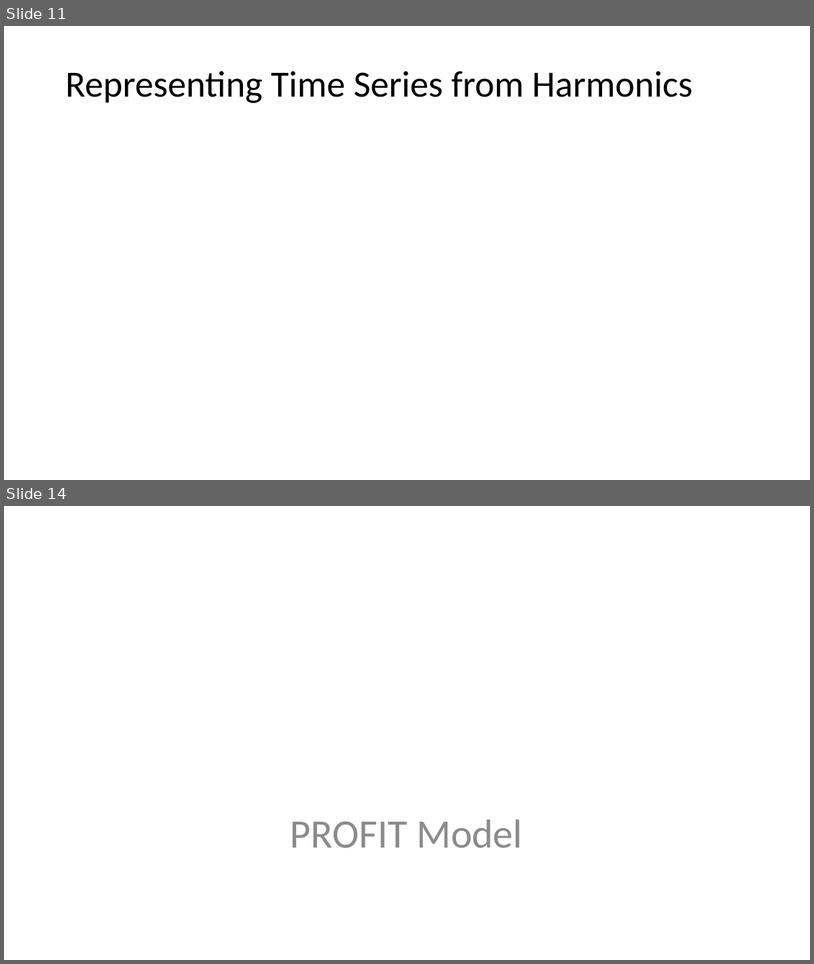
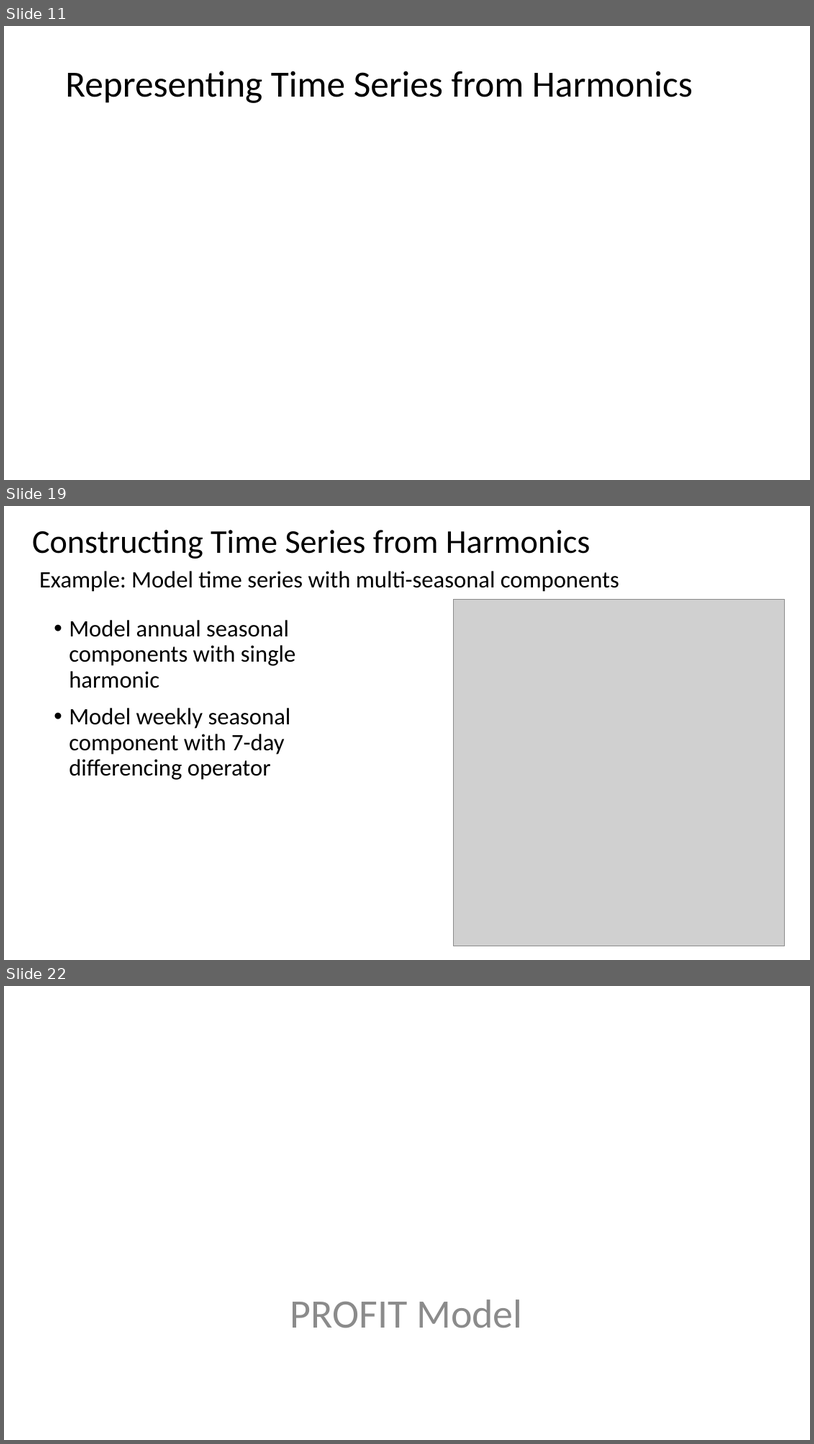
Before and after one commit to StephenElston/CSCI-E-83, a slide deck: LectureSlides/14_ComplexTimeSeries.pptx. Shown one above the other, each under a label of ours: slides 11 and 14 before the commit, slides 11, 19 and 22 after it; the slides between them are not shown. The pictures are 814x964 and 814x1444 pixels, drawn with LibreOffice and Linux fonts; fonts in the diff are those of the drawing; grey boxes stand for pictures. Boxes give left, top, right and bottom in pixels: in the first picture for what was removed or moved away, otherwise in the second. Text is boxed around its words. In the diff, an @@ line names an element or a change of style, - is before the commit and + after.

Commit message:
Added examples to messy time series slides

```diff
--- a/LectureSlides/14_ComplexTimeSeries.pptx
+++ b/LectureSlides/14_ComplexTimeSeries.pptx
@@ slide 19 added at (4,506,810,960), background #FFFFFF @@
@@ title added at (32,530,591,559), 39.6 pt, text #000000 @@
+Constructing Time Series from Harmonics
@@ text added at (39,571,620,592), 28 pt, text #000000 @@
+Example: Model time series with multi-seasonal components
@@ picture added at (454,599,785,946) @@
@@ text added at (69,620,296,780), 28 pt, text #000000 @@
+• Model annual seasonal components with single harmonic
+• Model weekly seasonal component with 7-day differencing operator
@@ what was slide 14 is now slide 22 @@
```
Also in this commit, not shown: 3 slides changed, 11 other slides added.
